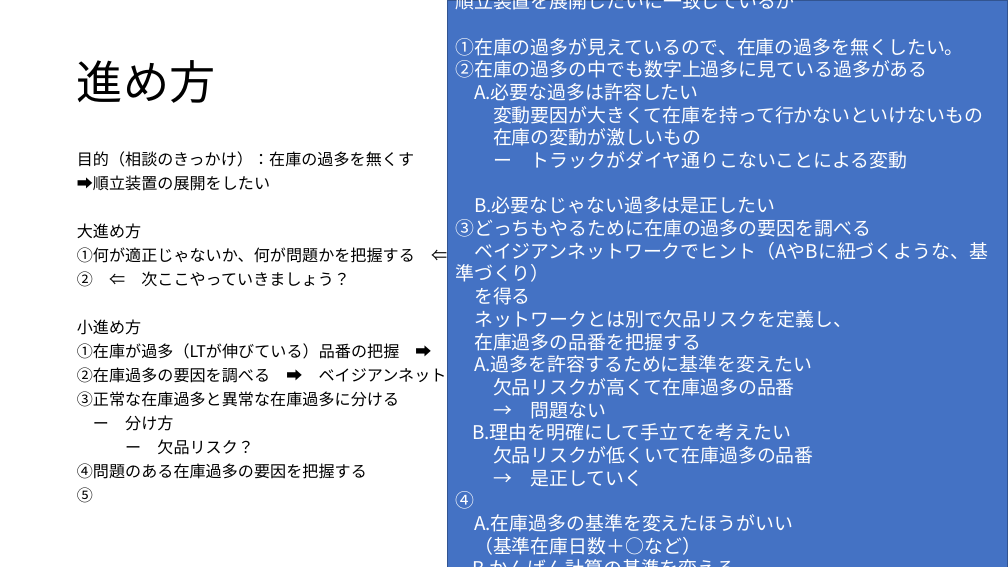
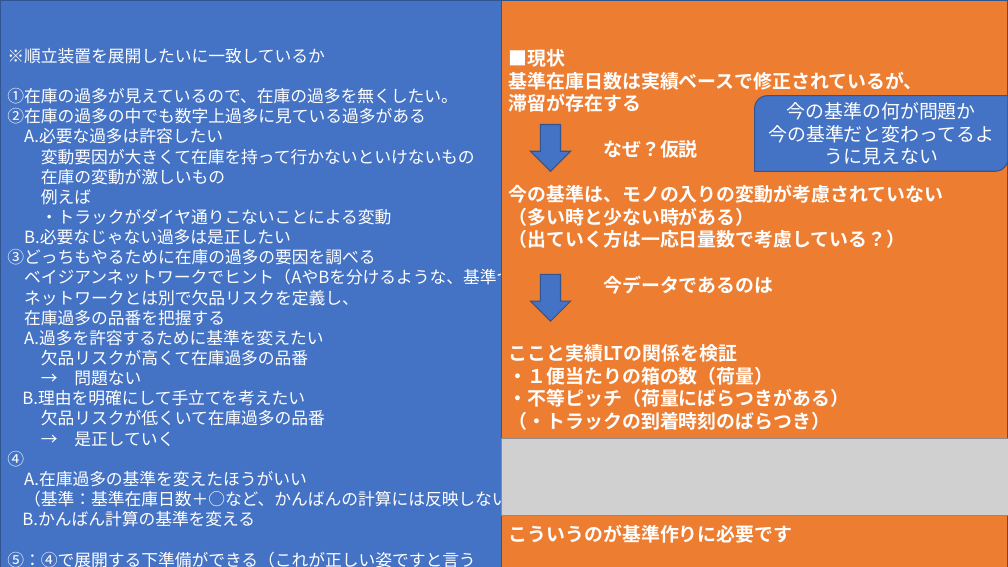
Before and after one commit to chachaokayu/sample, a slide deck: slide 2 of hanamoto/test２.pptx. Drawn at 1008x567 pixels with LibreOffice and Linux fonts; fonts in the diff are those of the drawing; grey boxes stand for pictures. Boxes give left, top, right and bottom in pixels: in the first picture for what was removed or moved away, otherwise in the second. Text is boxed around its words. In the diff, an @@ line names an element or a change of style, - is before the commit and + after.

```diff
--- a/hanamoto/test２.pptx
+++ b/hanamoto/test２.pptx
@@ rectangle "※順立装置を展開したいに一致しているか": place and size @@
-rectangle "※順立装置を展開したいに一致しているか" at box(448, 0, 1008, 567)
+rectangle "※順立装置を展開したいに一致しているか" at box(0, 0, 1008, 567)
@@ rectangle added at box(501, 0, 1008, 567), fill #ED7D31, outline #325491 1 pt, 18 pt, text #FFFFFF, bold @@
+■現状
+基準在庫日数は実績ベースで修正されているが、
+滞留が存在する
+なぜ？仮説
+今の基準は、モノの入りの変動が考慮されていない
+（多い時と少ない時がある）
+（出ていく方は一応日量数で考慮している？）
+今データであるのは
+ここと実績LTの関係を検証
+・１便当たりの箱の数（荷量）
+・不等ピッチ（荷量にばらつきがある）
+（・トラックの到着時刻のばらつき）
+こういうのが基準作りに必要です
@@ text in rectangle at box(7, 48, 325, 64): text changed; size 18 to 16 pt @@
-順立装置を展開したいに一致しているか
+※順立装置を展開したいに一致しているか
@@ text in rectangle at box(7, 88, 475, 527): size 18 to 16 pt in "➀在庫の過多が見えているので、在庫の過多を無くしたい。", "➁在庫の過多の中でも数字上過多に見ている過多がある", "A.必要な過多は許容したい", "変動要因が大きくて在庫を持って行かないといけないもの" and 14 more places @@
@@ title removed at box(77, 60, 216, 103) @@
-進め方
@@ round diag rect added at box(755, 96, 1008, 172), fill #4472C4, outline #325491 1 pt, 18 pt, text #FFFFFF @@
+今の基準の何が問題か
+今の基準だと変わってるように見えない
@@ down arrow added at box(531, 125, 571, 172), fill #4472C4, outline #325491 1 pt @@
@@ text removed at box(77, 151, 545, 503) @@
-目的（相談のきっかけ）：在庫の過多を無くす
-➡順立装置の展開をしたい
-大進め方
-➀何が適正じゃないか、何が問題かを把握する ⇐ 今ここ？
-➁ ⇐ 次ここやっていきましょう？
-小進め方
-➀在庫が過多（LTが伸びている）品番の把握 ➡ ビューイング
-➁在庫過多の要因を調べる ➡ ベイジアンネットワーク
-③正常な在庫過多と異常な在庫過多に分ける
-ー 分け方
-ー 欠品リスク？
-➃問題のある在庫過多の要因を把握する
-⑤
@@ text in rectangle at box(41, 189, 391, 225): text changed; size 18 to 16 pt @@
-ー トラックがダイヤ通りこないことによる変動
+例えば
+・トラックがダイヤ通りこないことによる変動
@@ text in rectangle at box(24, 266, 748, 288): text changed; size 18 to 16 pt @@
-ベイジアンネットワークでヒント（AやBに紐づくような、基準づくり）
-を得る
+ベイジアンネットワークでヒント（AやBを分けるような、基準づくりの役に立つような）を得る
@@ down arrow added at box(531, 274, 571, 321), fill #4472C4, outline #325491 1 pt @@
@@ picture added at box(501, 439, 1008, 516) @@
@@ text in rectangle at box(24, 488, 525, 510): text changed; size 18 to 16 pt @@
-（基準在庫日数＋○など）
+（基準：基準在庫日数＋○など、かんばんの計算には反映しない）
@@ text in rectangle at box(7, 552, 475, 567): text changed; size 18 to 16 pt @@
-⑤：➃で展開する下準備ができる（これが正しい姿
+⑤：➃で展開する下準備ができる（これが正しい姿ですと言う
```
